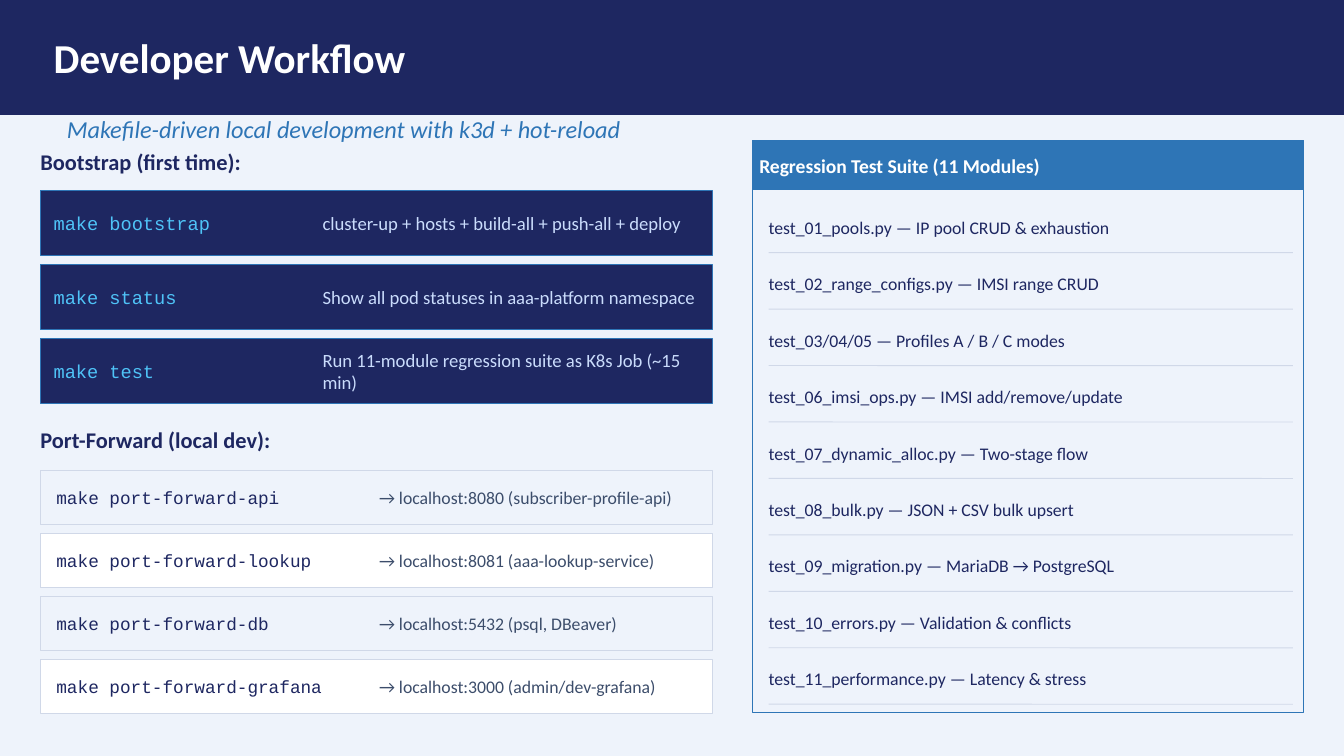
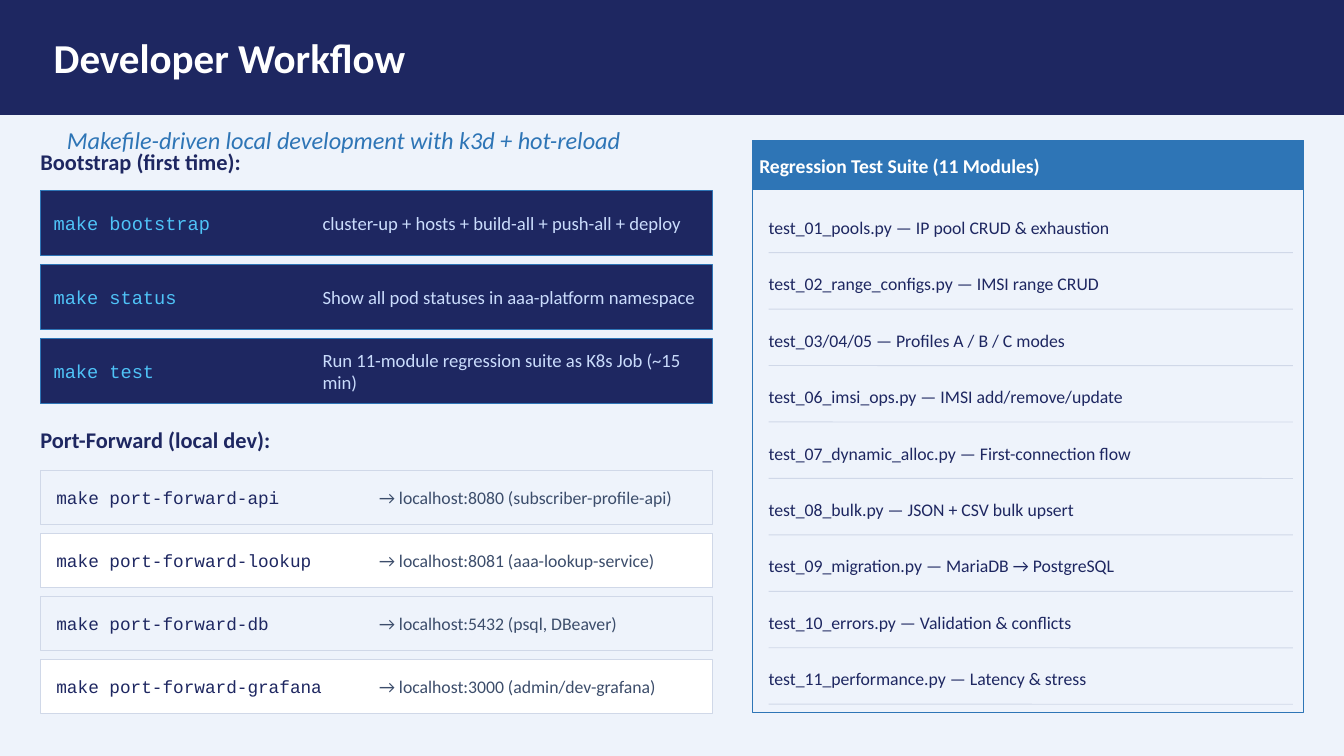
Before and after one commit to ridan5G/aaa-cloud-native, a slide deck: slide 13 of docs/aaa-platform-presentation.pptx (slide 15 before the commit). Drawn at 1344x756 pixels with LibreOffice and Linux fonts; fonts in the diff are those of the drawing. Boxes give left, top, right and bottom in pixels: in the first picture for what was removed or moved away, otherwise in the second. Text is boxed around its words. In the diff, an @@ line names an element or a change of style, - is before the commit and + after.

Commit message:
Move stage logic from radius to lookup pod, CIDR finder fixes

```diff
--- a/docs/aaa-platform-presentation.pptx
+++ b/docs/aaa-platform-presentation.pptx
@@ text "Makefile-driven local development with k3d ..." at <box>67,132,620,155</box>: vertical alignment top to middle @@
@@ text at <box>769,447,1130,463</box>: text changed @@
-test_07_dynamic_alloc.py — Two-stage flow
+test_07_dynamic_alloc.py — First-connection flow
```
Also in this commit, not shown: 11 other slides changed, 2 slides removed, 39 other files.
